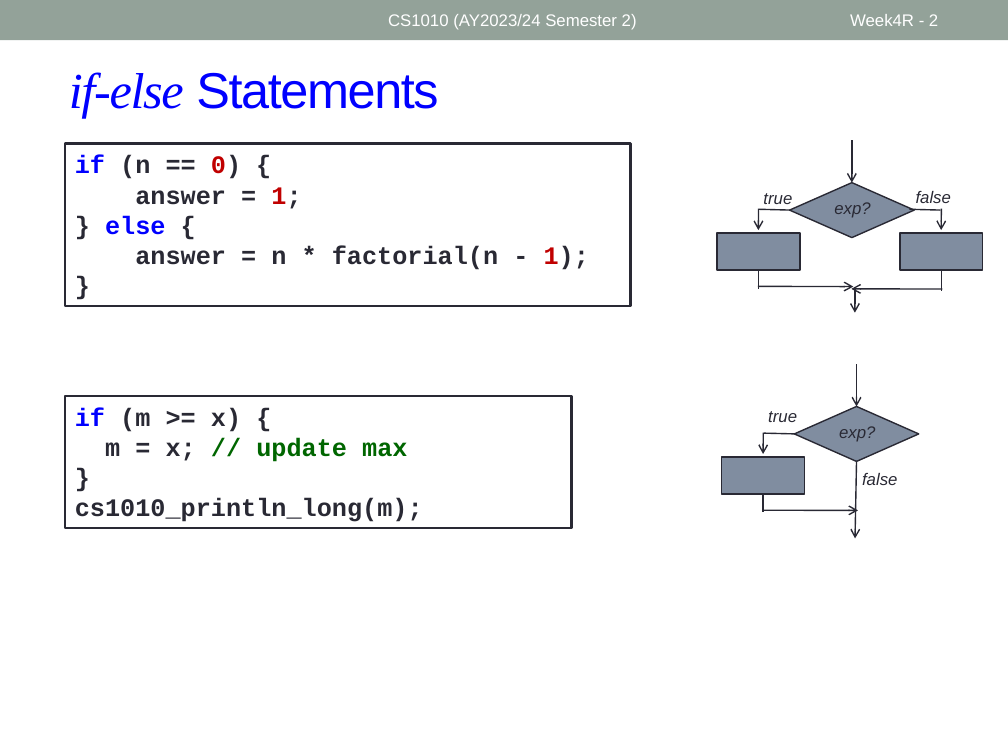
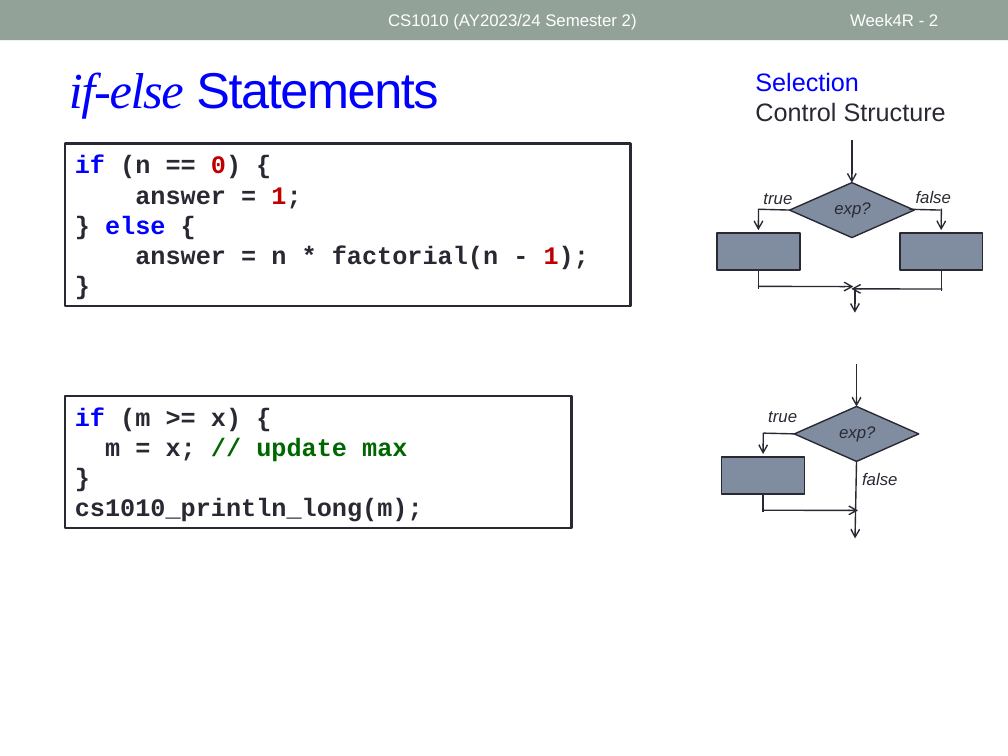
Before and after one commit to nus-cs1010-2425-s2/website, a slide deck: slide 2 of slides/Week4_Recap.pptx. Drawn at 1008x756 pixels with LibreOffice and Linux fonts; fonts in the diff are those of the drawing. Boxes give left, top, right and bottom in pixels: in the first picture for what was removed or moved away, otherwise in the second. Text is boxed around its words. In the diff, an @@ line names an element or a change of style, - is before the commit and + after.

```diff
--- a/slides/Week4_Recap.pptx
+++ b/slides/Week4_Recap.pptx
@@ text added at (755, 72, 946, 122), 18 pt, text #292934 @@
+Selection
+Control Structure
```
Also in this commit, not shown: 5 other slides changed, 1 slide added, 2 other files.
